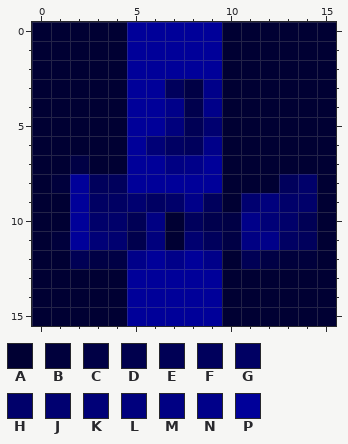
Edited in one commit: pixel-art sprite (icon-16.png). Above: the version before the commit.
The file is 16x16 pixels. Colours within 5 levels of each other are drawn and written as one.
Palette (. is transparent): A #000033  B #00003c  C #000045  D #00004d  E #000055  F #00005c  G #000063  H #00006a  J #000070  K #000077  L #00007d  M #000083  N #000089  P #000099
New version:
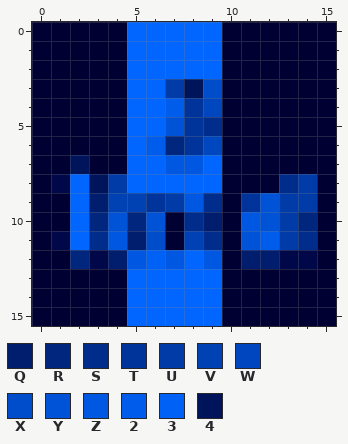
Colours new in this view: Q #001d6e  R #00267d  S #002d8c  T #00349a  U #003ba7  V #0041b3  W #0047bf  X #004dcb  Y #0052d6  Z #0057e1  2 #005ceb  3 #0061f6  4 #00145c
The exact change:
colour B: #00003c -> #000849
colour P: #000099 -> #0066ff
y 3: x 7..9 FCN -> U4X
y 4: x 7..9 NDN -> 2TW
y 5: x 7..9 LEJ -> YTS
y 6: x 6..9 KGFN -> 2RTW
y 7: x 2 C -> 4; x 7..8 MN -> ZZ
y 8: x 3..4 FF -> 4U; x 13..14 FH -> SU
y 9: x 3..9 GGJGHNF -> QVVTUZS; x 11..14 JLHH -> TYUU
y 10: x 3..6 HHEM -> RYRY; x 8..14 FDCNKHE -> SQAZYUR
y 11: x 3..6 KJDL -> SZQX; x 8..14 JFCMNGF -> VSAY2US
y 12: x 2..7 ECCNPN -> RBQZ3Z; x 9 N -> Z; x 11..12 EC -> QQ
Boxes around the changes in both pictures, in picture pixels (x1, y1, x2, y2):
changed: (51, 22, 317, 326)
